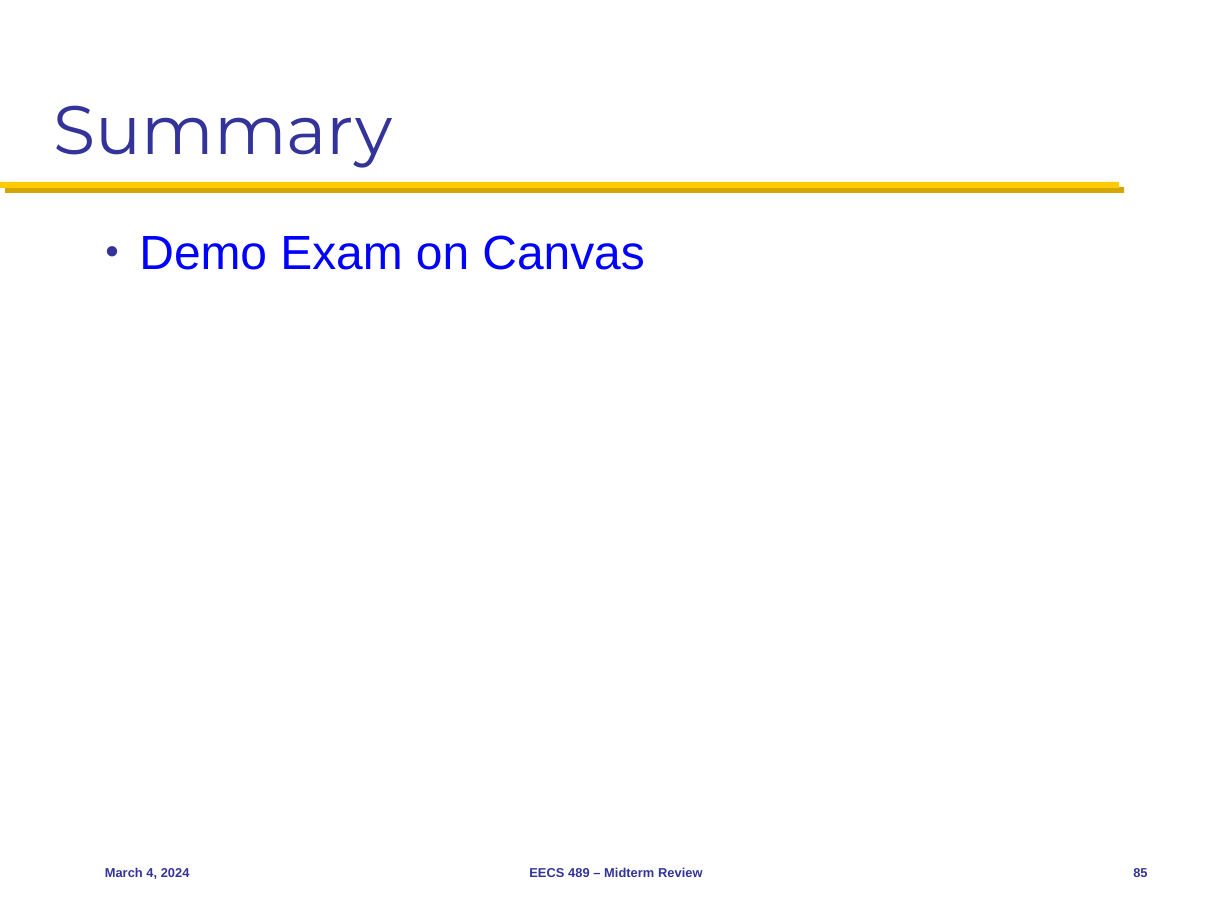
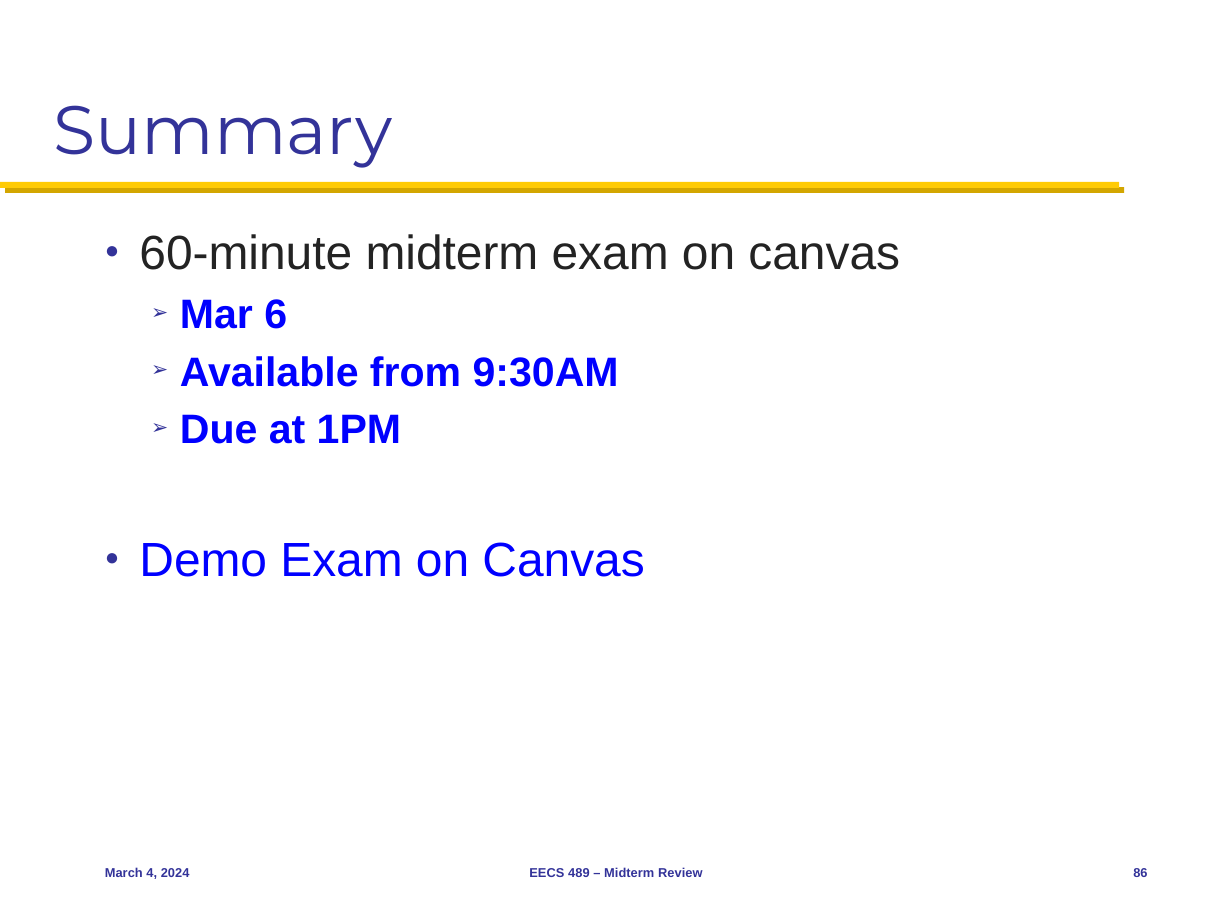
Before and after one commit to mosharaf/eecs489, a slide deck: slide 86 of Slides/030424.pptx (slide 85 before the commit). Drawn at 1232x924 pixels with LibreOffice and Linux fonts; fonts in the diff are those of the drawing. Boxes give left, top, right and bottom in pixels: in the first picture for what was removed or moved away, otherwise in the second. Text is boxed around its words. In the diff, an @@ line names an element or a change of style, - is before the commit and + after.

```diff
--- a/Slides/030424.pptx
+++ b/Slides/030424.pptx
@@ text at bbox=[139, 234, 900, 444]: paragraphs added @@
+● 60-minute midterm exam on canvas
+  ➢ Mar 6
+  ➢ Available from 9:30AM
+  ➢ Due at 1PM
```
Also in this commit, not shown: 5 other slides changed, 1 slide added, 1 other file.
